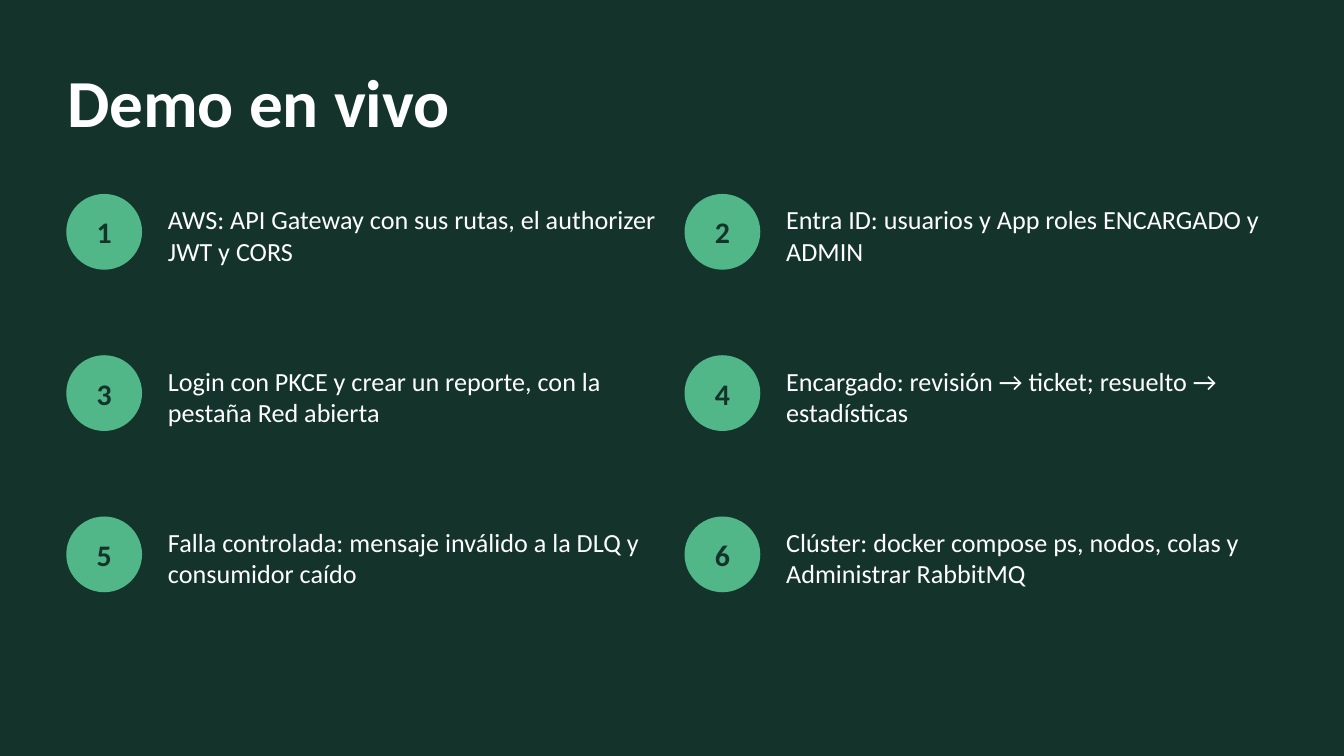
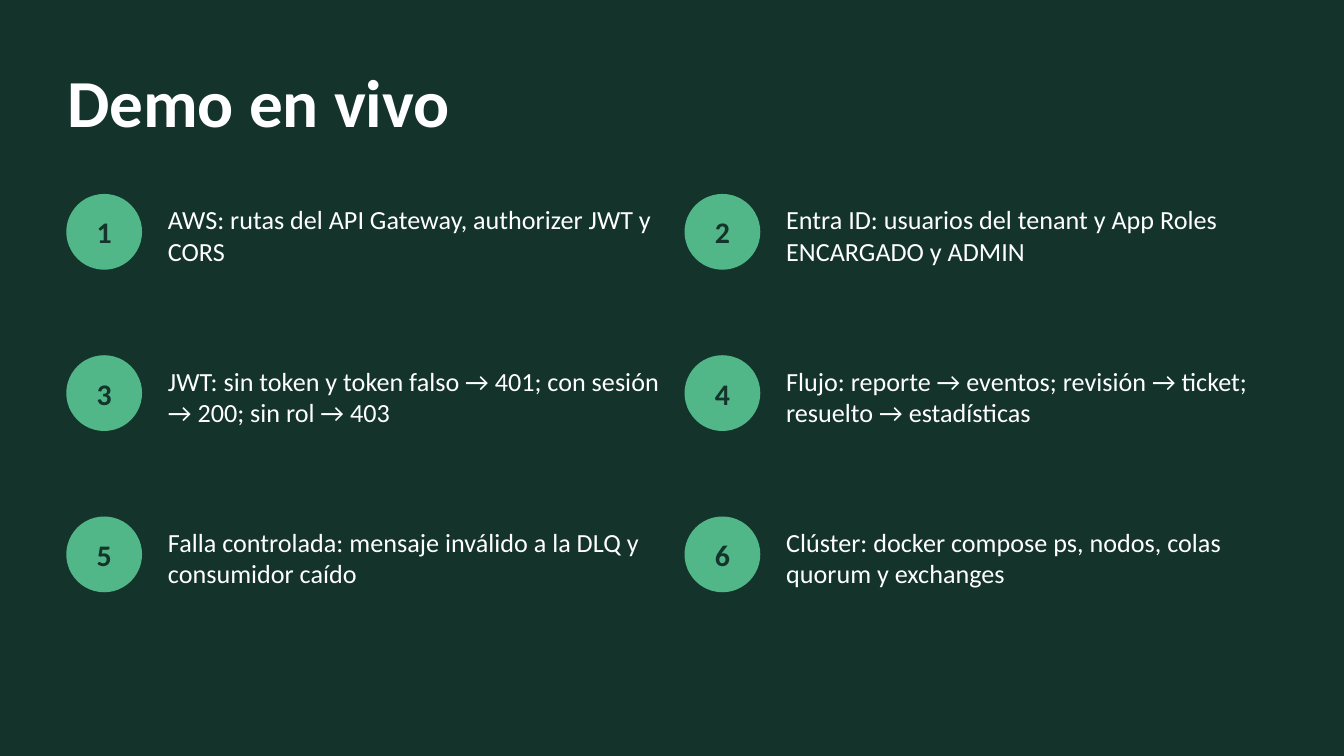
Before and after one commit to jhonnylarry/dsy1107-ep1-ecopunto, a slide deck: slide 10 of docs/presentacion/EcoPunto-EP4.pptx (slide 13 before the commit). Drawn at 1344x756 pixels with LibreOffice and Linux fonts; fonts in the diff are those of the drawing. Boxes give left, top, right and bottom in pixels: in the first picture for what was removed or moved away, otherwise in the second. Text is boxed around its words. In the diff, an @@ line names an element or a change of style, - is before the commit and + after.

Commit message:
docs: reordena la presentación EP4 y actualiza el guion
- Nueva diapositiva de arquitectura y despliegue en AWS con la topología
- Se quitan las diapositivas de evidencia y de despliegue (la evidencia está en docs/evidencia)
- Demo con la validación del JWT en el API Gateway (401, 200 y 403)
- Guion con enfoque en justificar decisiones y notas del orador actualizadas

```diff
--- a/docs/presentacion/EcoPunto-EP4.pptx
+++ b/docs/presentacion/EcoPunto-EP4.pptx
@@ text at (168, 211, 651, 261): text changed @@
-AWS: API Gateway con sus rutas, el authorizer JWT y CORS
+AWS: rutas del API Gateway, authorizer JWT y CORS
@@ text at (786, 211, 1217, 266): text changed @@
-Entra ID: usuarios y App roles ENCARGADO y ADMIN
+Entra ID: usuarios del tenant y App Roles ENCARGADO y ADMIN
@@ text at (168, 373, 659, 425): text changed @@
-Login con PKCE y crear un reporte, con la pestaña Red abierta
+JWT: sin token y token falso → 401; con sesión → 200; sin rol → 403
@@ text at (786, 373, 1247, 422): text changed @@
-Encargado: revisión → ticket; resuelto → estadísticas
+Flujo: reporte → eventos; revisión → ticket; resuelto → estadísticas
@@ text at (786, 534, 1220, 588): text changed @@
-Clúster: docker compose ps, nodos, colas y Administrar RabbitMQ
+Clúster: docker compose ps, nodos, colas quorum y exchanges
```
Also in this commit, not shown: 1 other slide changed, 3 slides removed, 1 other file.
